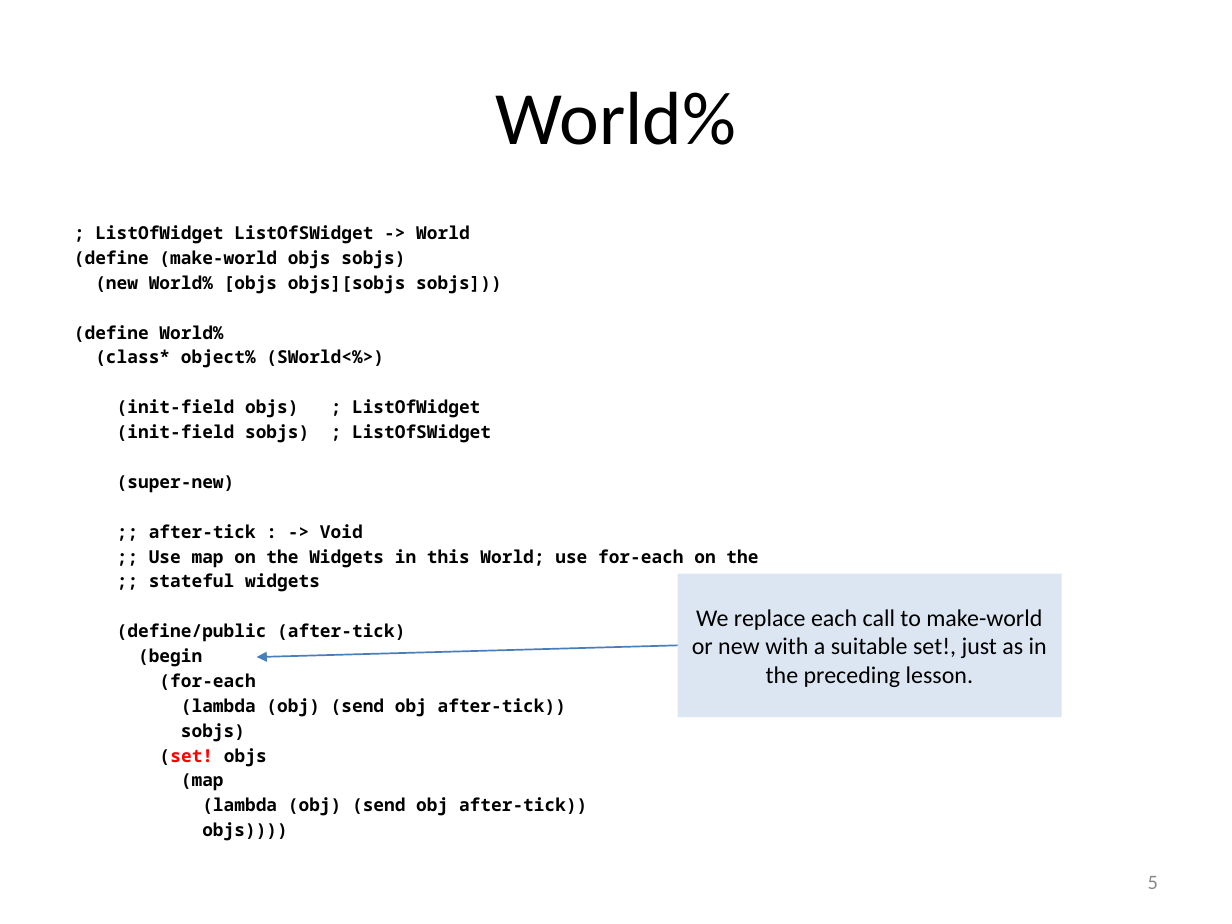
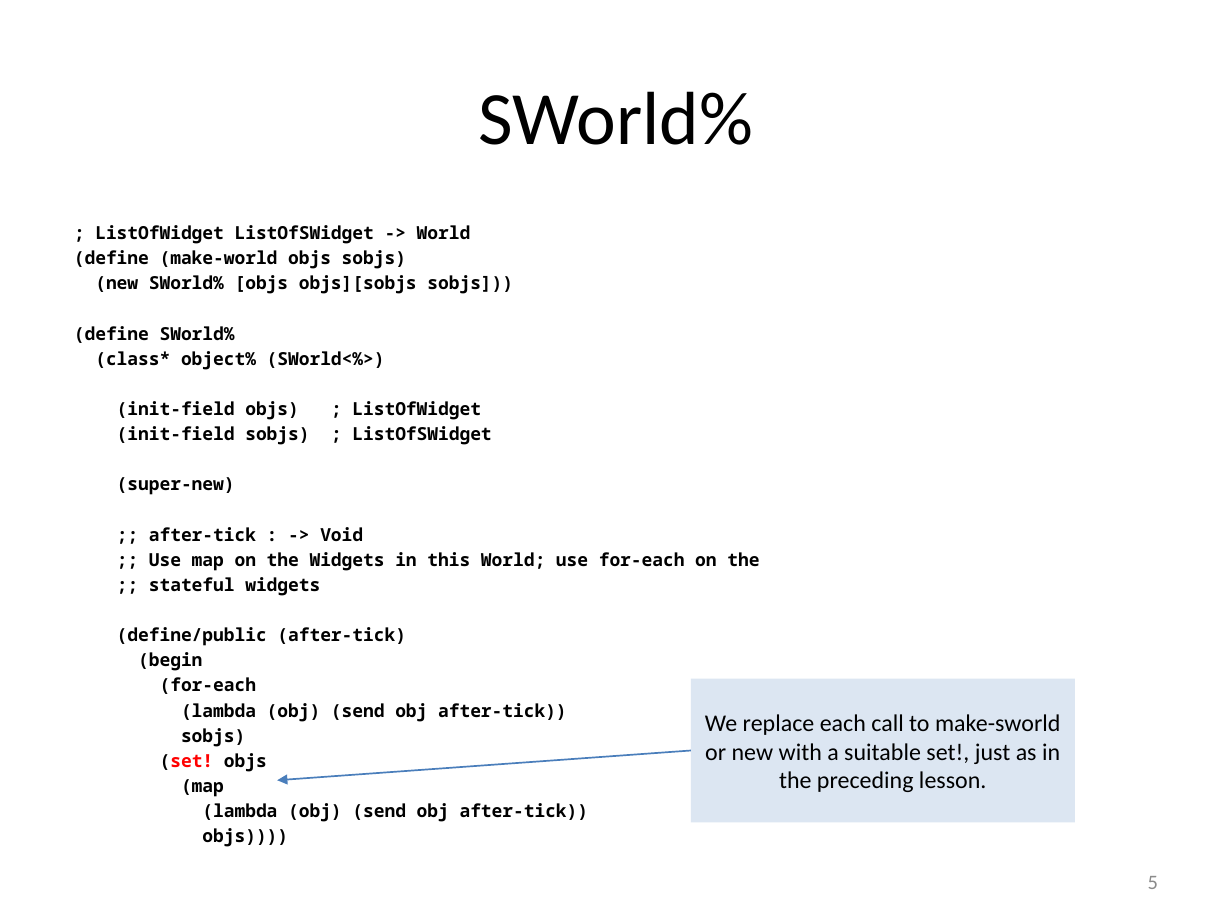
Before and after one commit to mwand/cs5010f16, a slide deck: slide 5 of Slides/Lesson 10.5 Generalizing this Design.pptx. Drawn at 1232x924 pixels with LibreOffice and Linux fonts; fonts in the diff are those of the drawing. Boxes give left, top, right and bottom in pixels: in the first picture for what was removed or moved away, otherwise in the second. Text is boxed around its words. In the diff, an @@ line names an element or a change of style, - is before the commit and + after.

```diff
--- a/Slides/Lesson 10.5 Generalizing this Design.pptx
+++ b/Slides/Lesson 10.5 Generalizing this Design.pptx
@@ title at [479, 91, 753, 145]: text changed @@
-World%
+SWorld%
@@ text at [74, 225, 759, 847]: size 10.4 to 10.5 pt in "; ListOfWidget ListOfSWidget -> World", "(define (make-world objs sobjs)", "(class* object% (SWorld<%>)", "(init-field objs) ; ListOfWidget" and 14 more places @@
@@ text at [74, 275, 513, 343]: text changed; size 10.4 to 10.5 pt @@
-(new World% [objs objs][sobjs sobjs]))
-(define World%
+(new SWorld% [objs objs][sobjs sobjs]))
+(define SWorld%
@@ rectangle "We replace each call to ...": place and size @@
-rectangle "We replace each call to ..." at [678, 574, 1062, 718]
+rectangle "We replace each call to ..." at [691, 679, 1076, 823]
@@ text in rectangle at [705, 714, 1060, 792]: text changed @@
-We replace each call to make-world or new with a suitable set!, just as in the preceding lesson.
+We replace each call to make-sworld or new with a suitable set!, just as in the preceding lesson.
@@ arrow moved from (678, 646) - (256, 657) to (691, 750) - (277, 780) @@
```
Also in this commit, not shown: 3 other slides changed, 8 other files.
